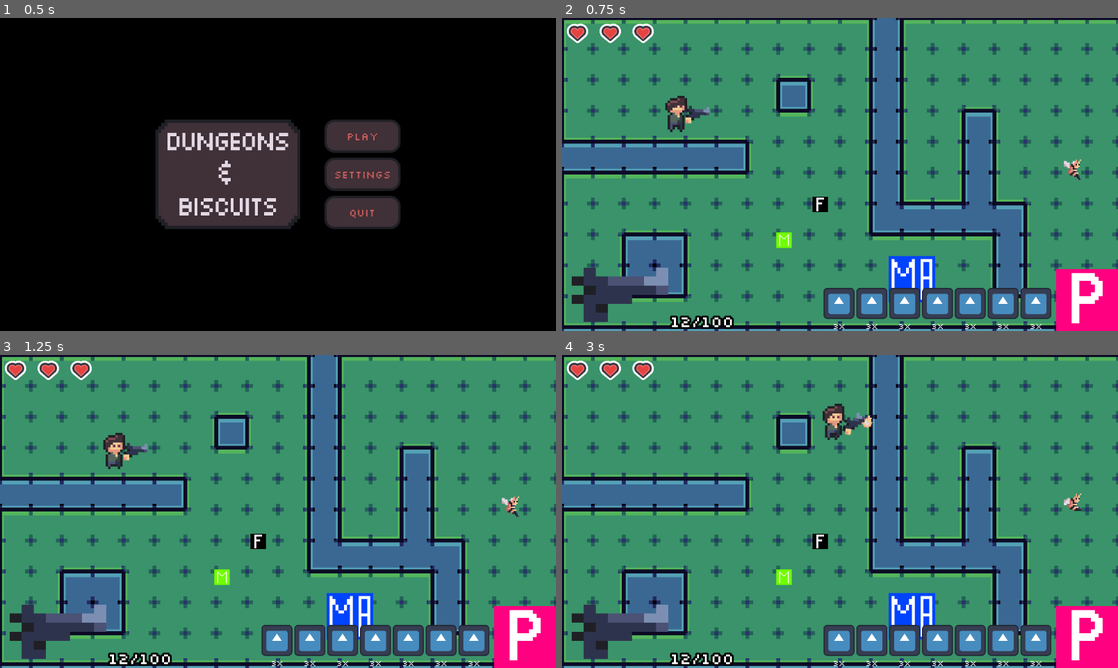
Above: before the commit, frames 1-4 (two rows, left to right).
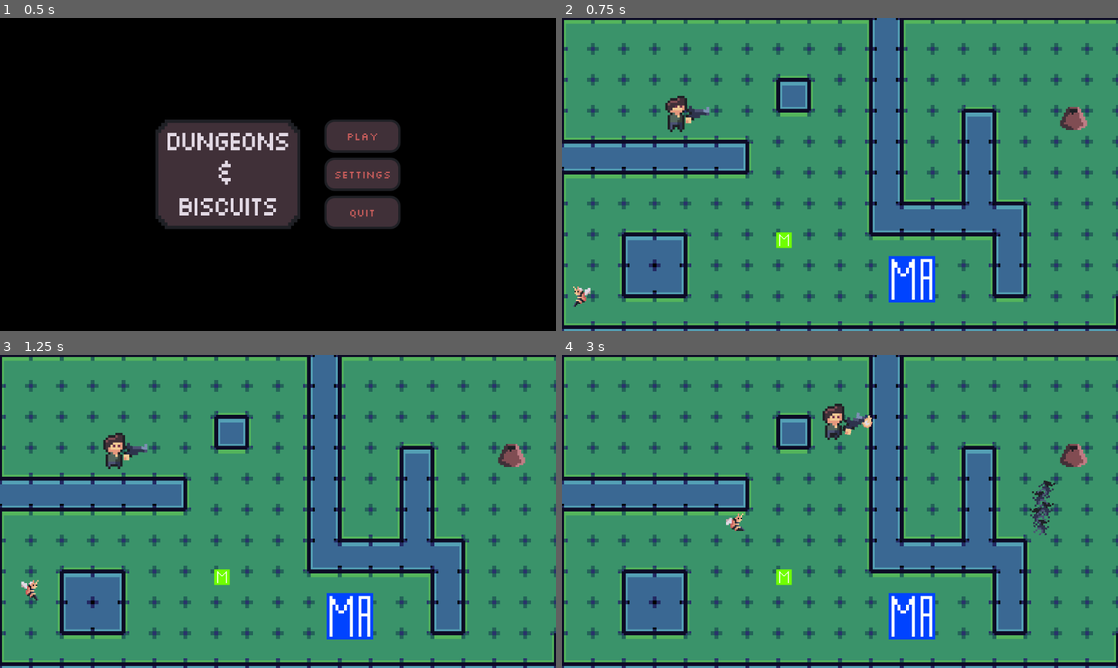
Above: after the commit, the same moments.

Repository: F3rnDev/BrackeysJam2025
Game: Godot game, scene res://Nodes/main_menu.tscn
Two runs of this game, one before a commit and one after it. Both use one fixed random seed, a clock stepped at 60 frames per second and the inputs below. The engine's default icon, where the game draws it, is replaced by a stand-in: a white triangle on a blue panel in a dark square.
Inputs (mouse positions are in pixels of both pictures, inside the frame that each line leads up to):
- Up to frame 1 (0.5 s): no input
- Up to frame 2 (0.75 s): click "Play" at 0.5 s
- Up to frame 3 (1.25 s): no input
- Up to frame 4 (3 s): move the mouse to (962, 495) at 1.27 s; press the mouse at (962, 495) at 1.28 s; hold D (Right) 1.28-2.78 s; tap W (Up) at 1.52, 2.27 s; move the mouse to (728, 527) at 2.02 s; release the mouse at (728, 527) at 2.03 s; right-click (728, 527) at 2.1 s; click (728, 527) at 2.3 s; move the mouse to (895, 442) at 2.77 s; press the mouse at (895, 442) at 2.78 s; hold A (Left) from 2.78 s (still down)

Frame 1 is identical in both runs. In frame 2, 9.4% of the frame differs, in the area x 0-100%, y 1-100%; in frame 3, 9.4%; in frame 4, 9.8%.

Commit message:
Adding ants

Diff:
--- a/Nodes/Enemys/ant.tscn
+++ b/Nodes/Enemys/ant.tscn
@@ -1,15 +1,128 @@
-[gd_scene load_steps=3 format=3 uid="uid://bo75d3v4unq70"]
+[gd_scene load_steps=16 format=3 uid="uid://bo75d3v4unq70"]
 
-[ext_resource type="Texture2D" uid="uid://cisst2g178oqn" path="res://Assets/Images/Placeholders/placeholder_ant.png" id="1_ht5vo"]
+[ext_resource type="Shader" uid="uid://c7iqiau8etjar" path="res://Assets/Shaders/flashSprite.gdshader" id="1_p4cfa"]
+[ext_resource type="PackedScene" uid="uid://dm3r6fw0s1ymd" path="res://Nodes/Enemys/!global_behaviour.tscn" id="1_xh6tg"]
+[ext_resource type="Script" uid="uid://gjcerbr8vxrf" path="res://Scripts/Enemies/ant.gd" id="1_xsn0i"]
+[ext_resource type="Texture2D" uid="uid://cyftf14pp52t" path="res://Assets/Images/ant.png" id="4_xsn0i"]
+
+[sub_resource type="ShaderMaterial" id="ShaderMaterial_xh6tg"]
+resource_local_to_scene = true
+shader = ExtResource("1_p4cfa")
+shader_parameter/sourceColor = Color(1, 1, 1, 1)
+shader_parameter/hint = 0.0
+
+[sub_resource type="AtlasTexture" id="AtlasTexture_sapiy"]
+atlas = ExtResource("4_xsn0i")
+region = Rect2(0, 0, 8, 8)
+
+[sub_resource type="AtlasTexture" id="AtlasTexture_js1xe"]
+atlas = ExtResource("4_xsn0i")
+region = Rect2(8, 0, 8, 8)
+
+[sub_resource type="AtlasTexture" id="AtlasTexture_ey4yr"]
+atlas = ExtResource("4_xsn0i")
+region = Rect2(16, 0, 8, 8)
+
+[sub_resource type="AtlasTexture" id="AtlasTexture_brsnw"]
+atlas = ExtResource("4_xsn0i")
+region = Rect2(24, 0, 8, 8)
+
+[sub_resource type="SpriteFrames" id="SpriteFrames_xsn0i"]
+animations = [{
+"frames": [{
+"duration": 1.0,
+"texture": SubResource("AtlasTexture_sapiy")
+}, {
+"duration": 1.0,
+"texture": SubResource("AtlasTexture_js1xe")
+}, {
+"duration": 1.0,
+"texture": SubResource("AtlasTexture_ey4yr")
+}, {
+"duration": 1.0,
+"texture": SubResource("AtlasTexture_brsnw")
+}],
+"loop": true,
+"name": &"default",
+"speed": 8.0
+}]
 
 [sub_resource type="RectangleShape2D" id="RectangleShape2D_p4cfa"]
 size = Vector2(32, 32)
 
-[node name="Ant" type="CharacterBody2D"]
+[sub_resource type="RectangleShape2D" id="RectangleShape2D_xh6tg"]
+size = Vector2(38, 37)
+
+[sub_resource type="Animation" id="Animation_b7jkp"]
+length = 0.001
+tracks/0/type = "value"
+tracks/0/imported = false
+tracks/0/enabled = true
+tracks/0/path = NodePath("AnimatedSprite2D:material:shader_parameter/hint")
+tracks/0/interp = 1
+tracks/0/loop_wrap = true
+tracks/0/keys = {
+"times": PackedFloat32Array(0),
+"transitions": PackedFloat32Array(1),
+"update": 0,
+"values": [0.0]
+}
+
+[sub_resource type="Animation" id="Animation_gpsv4"]
+resource_name = "hit"
+length = 0.5
+tracks/0/type = "value"
+tracks/0/imported = false
+tracks/0/enabled = true
+tracks/0/path = NodePath("AnimatedSprite2D:material:shader_parameter/hint")
+tracks/0/interp = 1
+tracks/0/loop_wrap = true
+tracks/0/keys = {
+"times": PackedFloat32Array(0, 0.1, 0.5),
+"transitions": PackedFloat32Array(1, 1, 1),
+"update": 0,
+"values": [0.0, 1.0, 0.0]
+}
+
+[sub_resource type="AnimationLibrary" id="AnimationLibrary_xgmc1"]
+_data = {
+&"RESET": SubResource("Animation_b7jkp"),
+&"hit": SubResource("Animation_gpsv4")
+}
+
+[node name="Ant" type="CharacterBody2D" groups=["Ants"]]
 collision_layer = 2
+script = ExtResource("1_xsn0i")
+health = 10.0
 
-[node name="Sprite2D" type="Sprite2D" parent="."]
-texture = ExtResource("1_ht5vo")
+[node name="GlobalBehaviour" parent="." instance=ExtResource("1_xh6tg")]
+health = 10.0
+curState = 1
+
+[node name="AnimatedSprite2D" type="AnimatedSprite2D" parent="."]
+material = SubResource("ShaderMaterial_xh6tg")
+scale = Vector2(4, 4)
+sprite_frames = SubResource("SpriteFrames_xsn0i")
+frame_progress = 0.288446
 
 [node name="CollisionShape2D" type="CollisionShape2D" parent="."]
 shape = SubResource("RectangleShape2D_p4cfa")
+
+[node name="Hitbox" type="Area2D" parent="." groups=["Enemy"]]
+collision_layer = 2
+collision_mask = 4
+
+[node name="CollisionShape2D" type="CollisionShape2D" parent="Hitbox"]
+position = Vector2(0, -0.5)
+shape = SubResource("RectangleShape2D_xh6tg")
+debug_color = Color(0.996966, 0, 0.176064, 0.42)
+
+[node name="NavigationAgent2D" type="NavigationAgent2D" parent="."]
+path_postprocessing = 1
+
+[node name="hitAnimation" type="AnimationPlayer" parent="."]
+libraries = {
+&"": SubResource("AnimationLibrary_xgmc1")
+}
+
+[connection signal="area_entered" from="Hitbox" to="." method="_on_hitbox_area_entered"]
--- /dev/null
+++ b/Nodes/Enemys/antHill.tscn
@@ -0,0 +1,159 @@
+[gd_scene load_steps=17 format=3 uid="uid://bl436gckk8vgc"]
+
+[ext_resource type="Script" uid="uid://c8byylpetejls" path="res://Scripts/Enemies/ant_hill.gd" id="1_5gihl"]
+[ext_resource type="Shader" uid="uid://c7iqiau8etjar" path="res://Assets/Shaders/flashSprite.gdshader" id="2_67sa6"]
+[ext_resource type="PackedScene" uid="uid://dm3r6fw0s1ymd" path="res://Nodes/Enemys/!global_behaviour.tscn" id="2_uhs7a"]
+[ext_resource type="Texture2D" uid="uid://c5nj18vurctkw" path="res://Assets/Images/antHill.png" id="4_5gihl"]
+
+[sub_resource type="CircleShape2D" id="CircleShape2D_5gihl"]
+radius = 474.27
+
+[sub_resource type="ShaderMaterial" id="ShaderMaterial_5gihl"]
+resource_local_to_scene = true
+shader = ExtResource("2_67sa6")
+shader_parameter/sourceColor = Color(1, 1, 1, 1)
+shader_parameter/hint = 0.0
+
+[sub_resource type="AtlasTexture" id="AtlasTexture_mb7fv"]
+atlas = ExtResource("4_5gihl")
+region = Rect2(0, 0, 16, 16)
+
+[sub_resource type="AtlasTexture" id="AtlasTexture_glpr1"]
+atlas = ExtResource("4_5gihl")
+region = Rect2(16, 0, 16, 16)
+
+[sub_resource type="AtlasTexture" id="AtlasTexture_5gihl"]
+atlas = ExtResource("4_5gihl")
+region = Rect2(32, 0, 16, 16)
+
+[sub_resource type="AtlasTexture" id="AtlasTexture_tbjbf"]
+atlas = ExtResource("4_5gihl")
+region = Rect2(48, 0, 16, 16)
+
+[sub_resource type="SpriteFrames" id="SpriteFrames_uhs7a"]
+animations = [{
+"frames": [{
+"duration": 4.0,
+"texture": SubResource("AtlasTexture_mb7fv")
+}, {
+"duration": 4.0,
+"texture": SubResource("AtlasTexture_glpr1")
+}],
+"loop": true,
+"name": &"Idle",
+"speed": 5.0
+}, {
+"frames": [{
+"duration": 1.0,
+"texture": SubResource("AtlasTexture_5gihl")
+}, {
+"duration": 1.0,
+"texture": SubResource("AtlasTexture_tbjbf")
+}],
+"loop": false,
+"name": &"Shoot",
+"speed": 5.0
+}]
+
+[sub_resource type="RectangleShape2D" id="RectangleShape2D_67sa6"]
+size = Vector2(48, 40)
+
+[sub_resource type="RectangleShape2D" id="RectangleShape2D_uhs7a"]
+size = Vector2(48, 40)
+
+[sub_resource type="Animation" id="Animation_b7jkp"]
+length = 0.001
+tracks/0/type = "value"
+tracks/0/imported = false
+tracks/0/enabled = true
+tracks/0/path = NodePath("AnimatedSprite2D:material:shader_parameter/hint")
+tracks/0/interp = 1
+tracks/0/loop_wrap = true
+tracks/0/keys = {
+"times": PackedFloat32Array(0),
+"transitions": PackedFloat32Array(1),
+"update": 0,
+"values": [0.0]
+}
+
+[sub_resource type="Animation" id="Animation_gpsv4"]
+resource_name = "hit"
+length = 0.5
+tracks/0/type = "value"
+tracks/0/imported = false
+tracks/0/enabled = true
+tracks/0/path = NodePath("AnimatedSprite2D:material:shader_parameter/hint")
+tracks/0/interp = 1
+tracks/0/loop_wrap = true
+tracks/0/keys = {
+"times": PackedFloat32Array(0, 0.1, 0.5),
+"transitions": PackedFloat32Array(1, 1, 1),
+"update": 0,
+"values": [0.0, 1.0, 0.0]
+}
+tracks/1/type = "value"
+tracks/1/imported = false
+tracks/1/enabled = true
+tracks/1/path = NodePath("AnimatedSprite2D:material:shader_parameter/sourceColor")
+tracks/1/interp = 1
+tracks/1/loop_wrap = true
+tracks/1/keys = {
+"times": PackedFloat32Array(0),
+"transitions": PackedFloat32Array(1),
+"update": 0,
+"values": [Color(1, 1, 1, 1)]
+}
+
+[sub_resource type="AnimationLibrary" id="AnimationLibrary_xgmc1"]
+_data = {
+&"RESET": SubResource("Animation_b7jkp"),
+&"hit": SubResource("Animation_gpsv4")
+}
+
+[node name="AntHill" type="CharacterBody2D"]
+collision_layer = 2
+script = ExtResource("1_5gihl")
+
+[node name="GlobalBehaviour" parent="." instance=ExtResource("2_uhs7a")]
+health = 50.0
+canOverlap = true
+has_knockback = false
+
+[node name="AlertArea" type="Area2D" parent="."]
+collision_layer = 8
+collision_mask = 2
+
+[node name="CollisionShape2D" type="CollisionShape2D" parent="AlertArea"]
+shape = SubResource("CircleShape2D_5gihl")
+
+[node name="AnimatedSprite2D" type="AnimatedSprite2D" parent="."]
+material = SubResource("ShaderMaterial_5gihl")
+scale = Vector2(4, 4)
+sprite_frames = SubResource("SpriteFrames_uhs7a")
+animation = &"Shoot"
+frame = 1
+frame_progress = 1.0
+
+[node name="CollisionShape2D" type="CollisionShape2D" parent="."]
+shape = SubResource("RectangleShape2D_67sa6")
+debug_color = Color(0.77258, 0.443014, 3.85046e-07, 0.42)
+
+[node name="Hitbox" type="Area2D" parent="." groups=["Enemy"]]
+collision_layer = 2
+collision_mask = 4
+
+[node name="CollisionShape2D" type="CollisionShape2D" parent="Hitbox"]
+shape = SubResource("RectangleShape2D_uhs7a")
+
+[node name="hitAnimation" type="AnimationPlayer" parent="."]
+libraries = {
+&"": SubResource("AnimationLibrary_xgmc1")
+}
+
+[node name="SpawnTimer" type="Timer" parent="."]
+wait_time = 20.0
+one_shot = true
+
+[connection signal="area_entered" from="AlertArea" to="." method="_on_alert_area_area_entered"]
+[connection signal="area_exited" from="AlertArea" to="." method="_on_alert_area_area_exited"]
+[connection signal="animation_finished" from="AnimatedSprite2D" to="." method="_on_animated_sprite_2d_animation_finished"]
--- a/Nodes/Enemys/bee.tscn
+++ b/Nodes/Enemys/bee.tscn
@@ -12,6 +12,7 @@
 radius = 420.523
 
 [sub_resource type="ShaderMaterial" id="ShaderMaterial_xgmc1"]
+resource_local_to_scene = true
 shader = ExtResource("1_gpsv4")
 shader_parameter/sourceColor = Color(1, 1, 1, 1)
 shader_parameter/hint = 0.0
--- a/Nodes/defaultStage.tscn
+++ b/Nodes/defaultStage.tscn
@@ -4,9 +4,9 @@
 [ext_resource type="PackedScene" uid="uid://cb62bfeynpsv1" path="res://Nodes/GameAssets/level_layout.tscn" id="2_ks0kp"]
 [ext_resource type="PackedScene" uid="uid://c1b7gwxc5vu6b" path="res://Nodes/Enemys/monster_blue.tscn" id="3_4dnyi"]
 [ext_resource type="PackedScene" uid="uid://cibovays3ctjf" path="res://Nodes/Enemys/bee.tscn" id="4_o7ya3"]
-[ext_resource type="PackedScene" uid="uid://bo75d3v4unq70" path="res://Nodes/Enemys/ant.tscn" id="4_u5ce1"]
 [ext_resource type="PackedScene" uid="uid://d4dbqrm7x1xft" path="res://Nodes/Enemys/fly.tscn" id="5_fyfdw"]
-[ext_resource type="PackedScene" path="res://Nodes/hud.tscn" id="7_c80lp"]
+[ext_resource type="PackedScene" uid="uid://bl436gckk8vgc" path="res://Nodes/Enemys/antHill.tscn" id="6_c80lp"]
+[ext_resource type="PackedScene" uid="uid://d2jd3c1a54nb6" path="res://Nodes/hud.tscn" id="7_c80lp"]
 
 [node name="Stage" type="Node2D"]
 
@@ -14,21 +14,22 @@
 z_index = -2
 tile_map_data = PackedByteArray("AAAGAAAAAAABAAAAAAAFAAAAAAABAAAAAAAEAAAAAAABAAAAAAADAAAAAAABAAAAAAACAAAAAAABAAAAAAABAA …(3952 unchanged characters)…
 
+[node name="Player" parent="." instance=ExtResource("1_8gqdb")]
+position = Vector2(238, 222)
+
 [node name="EnemyGrp" type="Node2D" parent="."]
 
 [node name="MonsterBlue" parent="EnemyGrp" instance=ExtResource("3_4dnyi")]
 position = Vector2(725, 541)
 
-[node name="Ant" parent="EnemyGrp" instance=ExtResource("4_u5ce1")]
-position = Vector2(535, 386)
-
 [node name="Bee" parent="EnemyGrp" instance=ExtResource("4_o7ya3")]
-position = Vector2(1061, 311)
+position = Vector2(44, 603)
 
 [node name="Fly" parent="EnemyGrp" instance=ExtResource("5_fyfdw")]
 position = Vector2(460, 460)
 
-[node name="Player" parent="EnemyGrp" instance=ExtResource("1_8gqdb")]
-position = Vector2(238, 222)
+[node name="AntHill" parent="EnemyGrp" instance=ExtResource("6_c80lp")]
+position = Vector2(1060, 208)
 
 [node name="HUD" parent="." instance=ExtResource("7_c80lp")]
+visible = false
--- a/Nodes/hud.tscn
+++ b/Nodes/hud.tscn
@@ -43,6 +43,7 @@
 [node name="Life" type="Node" parent="Life_container"]
 
 [node name="Half" type="HBoxContainer" parent="Life_container/Life"]
+visible = false
 offset_right = 40.0
 offset_bottom = 40.0
 
@@ -59,6 +60,7 @@
 texture = ExtResource("2_frl2u")
 
 [node name="Full" type="HBoxContainer" parent="Life_container/Life"]
+visible = false
 offset_right = 40.0
 offset_bottom = 40.0
 
--- /dev/null
+++ b/Scripts/Enemies/ant.gd
@@ -0,0 +1,47 @@
+extends CharacterBody2D
+
+@export var health:float = 5.0
+
+@onready var bulletExplosion = preload("res://Nodes/GameAssets/bulletExplosion.tscn")
+@onready var behaviorRef = $GlobalBehaviour
+@onready var agent = $NavigationAgent2D
+
+var playerRef
+
+@export var moveSpeed = 200.0
+
+var stop = false
+
+func _ready() -> void:
+	$AnimatedSprite2D.play("default")
+
+func _physics_process(delta: float) -> void:
+	if stop:
+		return
+
+	match behaviorRef.curState:
+		behaviorRef.state.ALERT:
+			AlertState()
+
+	move_and_slide()
+
+func makeNavMeshPath():
+	agent.target_position = playerRef.global_position
+
+func AlertState():
+	if behaviorRef.knockback.length() > 1.0:
+		return
+
+	makeNavMeshPath()
+
+	var dir = to_local(agent.get_next_path_position()).normalized()
+	velocity = dir*moveSpeed
+	$AnimatedSprite2D.rotation = dir.angle()
+	$AnimatedSprite2D.flip_v = dir.x < 0.0
+
+#playDeath
+func playDeath():
+	var explosionInstance = bulletExplosion.instantiate() as Explosion
+	explosionInstance.playExplosion(global_position, Explosion.Type.Enemy)
+	explosionInstance.scale = Vector2(6.0, 6.0)
+	get_tree().current_scene.add_child(explosionInstance)
--- /dev/null
+++ b/Scripts/Enemies/ant_hill.gd
@@ -0,0 +1,83 @@
+extends CharacterBody2D
+
+@onready var bulletExplosion = preload("res://Nodes/GameAssets/bulletExplosion.tscn")
+@onready var antRef = preload("res://Nodes/Enemys/ant.tscn")
+@onready var behaviorRef = $GlobalBehaviour
+
+var stop = false
+var insideSpawn = false
+
+var playerRef:CharacterBody2D
+
+var canSpawn = false
+
+func _ready() -> void:
+	$AnimatedSprite2D.play("Idle")
+
+func _physics_process(delta: float) -> void:
+	if stop:
+		return
+
+	if insideSpawn:
+		behaviorRef.curState = behaviorRef.state.ALERT
+	else:
+		behaviorRef.curState = behaviorRef.state.IDLE
+
+	match behaviorRef.curState:
+		behaviorRef.state.IDLE:
+			IdleState()
+		behaviorRef.state.ALERT:
+			AlertState()
+
+	if not $SpawnTimer.is_stopped():
+		var ratio = 1.0 - ($SpawnTimer.time_left / $SpawnTimer.wait_time)
+		$AnimatedSprite2D.speed_scale = lerp(1.0, 5.0, ratio)
+
+		$AnimatedSprite2D.material.set_shader_parameter("hint", lerp(0.0, 0.5, ratio))
+		$AnimatedSprite2D.material.set_shader_parameter("sourceColor", Color.RED)
+	elif $SpawnTimer.is_stopped() and behaviorRef.curState == behaviorRef.state.ALERT:
+		$AnimatedSprite2D.speed_scale = lerp($AnimatedSprite2D.speed_scale, 1.0, 3.0 * delta)
+		var current_hint = $AnimatedSprite2D.material.get_shader_parameter("hint")
+		$AnimatedSprite2D.material.set_shader_parameter("hint", lerp(current_hint, 0.0, 3.0 * delta))
+		var current_color = $AnimatedSprite2D.material.get_shader_parameter("sourceColor")
+		$AnimatedSprite2D.material.set_shader_parameter("sourceColor", current_color.lerp(Color.WHITE, 3.0 * delta))
+
+	move_and_slide()
+
+func IdleState():
+	pass
+
+func AlertState():
+	if !$SpawnTimer.is_stopped():
+		return
+
+	$SpawnTimer.start()
+	#Spawnar formiguinhas
+	var rngSpawn = randi_range(4, 7)
+	for antID in range(rngSpawn):
+		var antInstance = antRef.instantiate()
+		antInstance.global_position = global_position
+		antInstance.playerRef = playerRef
+		get_tree().current_scene.add_child(antInstance)
+
+	$AnimatedSprite2D.play("Shoot")
+
+#playDeath
+func playDeath():
+	var explosionInstance = bulletExplosion.instantiate() as Explosion
+	explosionInstance.playExplosion(global_position, Explosion.Type.Enemy)
+	explosionInstance.scale = Vector2(6.0, 6.0)
+	get_tree().current_scene.add_child(explosionInstance)
+
+#Signals
+func _on_alert_area_area_entered(area: Area2D) -> void:
+	if area.is_in_group("Player"):
+		insideSpawn = true
+		playerRef = area.get_parent()
+
+func _on_alert_area_area_exited(area: Area2D) -> void:
+	if area.is_in_group("Player"):
+		insideSpawn = false
+
+func _on_animated_sprite_2d_animation_finished() -> void:
+	$AnimatedSprite2D.play("Idle")
--- a/Scripts/bullet_explosion.gd
+++ b/Scripts/bullet_explosion.gd
@@ -14,6 +14,9 @@
 func playExplosion(pos:Vector2, curExplosion:Type):
 	global_position = pos
 
+	if curExplosion != Type.BulletWall:
+		offset.x = 0.0
+
 	var anim = Type.keys()[curExplosion]
 	play(anim)
 
--- a/Scripts/global_enemy_behaviour.gd
+++ b/Scripts/global_enemy_behaviour.gd
@@ -11,6 +11,8 @@
 }
 
 @export var curState = state.IDLE
+
+@export var canOverlap = false
 
 #Knockback
 @export var has_knockback:bool = true
@@ -27,6 +29,17 @@
 		knockback = Vector2.ZERO
 		enemy.velocity = knockback
 
+	for other in get_tree().get_nodes_in_group("Enemy"):
+		if canOverlap:
+			break
+
+		if other == self:
+			continue
+		var dist = enemy.global_position.distance_to(other.global_position)
+		if dist < 25: # raio mínimo
+			var push = (enemy.global_position - other.global_position).normalized() * 50.0 * delta
+			enemy.global_position += push
+
 func receiveHit(amount, dir):
 	#Set enemy health
 	health -= amount
@@ -37,6 +50,7 @@
 
 	#Animate enemy receiving damage
 	var animation = enemy.get_node("hitAnimation") as AnimationPlayer
+	animation.stop()
 	animation.play("hit")
 
 	#Apply Knockback
--- a/Scripts/weapon.gd
+++ b/Scripts/weapon.gd
@@ -105,7 +105,6 @@
 		return
 
 	curMag -= 1
-	print("curMag: ", curMag)
 
 	#Play shoot animation
 	stop()
@@ -150,7 +149,6 @@
 	player.setReloadBarVisible(false)
 	play("transitionIdle")
 	canShoot = true
-	print("RELOADED - curMag: " , curMag, " curAmmo: ", curAmmo)
 
 
 func _on_animation_finished() -> void:
--- a/project.godot
+++ b/project.godot
@@ -26,6 +26,9 @@
 Weapon=""
 Enemy=""
 Player=""
+Ants=""
+ProjectilePlayer=""
+ProjectileEnemy=""
 
 [gui]
 
Binary file added: Assets/Asesprite/ant.aseprite
Binary file added: Assets/Asesprite/ant_hill.aseprite
Binary file added: Assets/Images/ant.png
Not shown, added: Assets/Images/ant.png.import
Binary file added: Assets/Images/antHill.png
Not shown, added: Assets/Images/antHill.png.import
Not shown: 1 places in Nodes/hud.tscn that only renumber resources
Not shown, added: Scripts/Enemies/ant.gd.uid
Not shown, added: Scripts/Enemies/ant_hill.gd.uid
Not shown, added: Nodes/GameAssets/projectile.tscn8917187109.tmp
